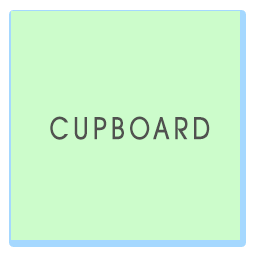
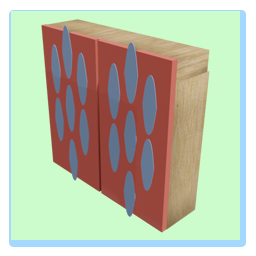
Two versions of the same layered image (256px x 256px). Layer-by-layer changes:
hid "CUPBOARD" over (50, 116, 210, 140)
added layer "Layer 4" above "Rectangle 1" over (41, 19, 210, 233)
